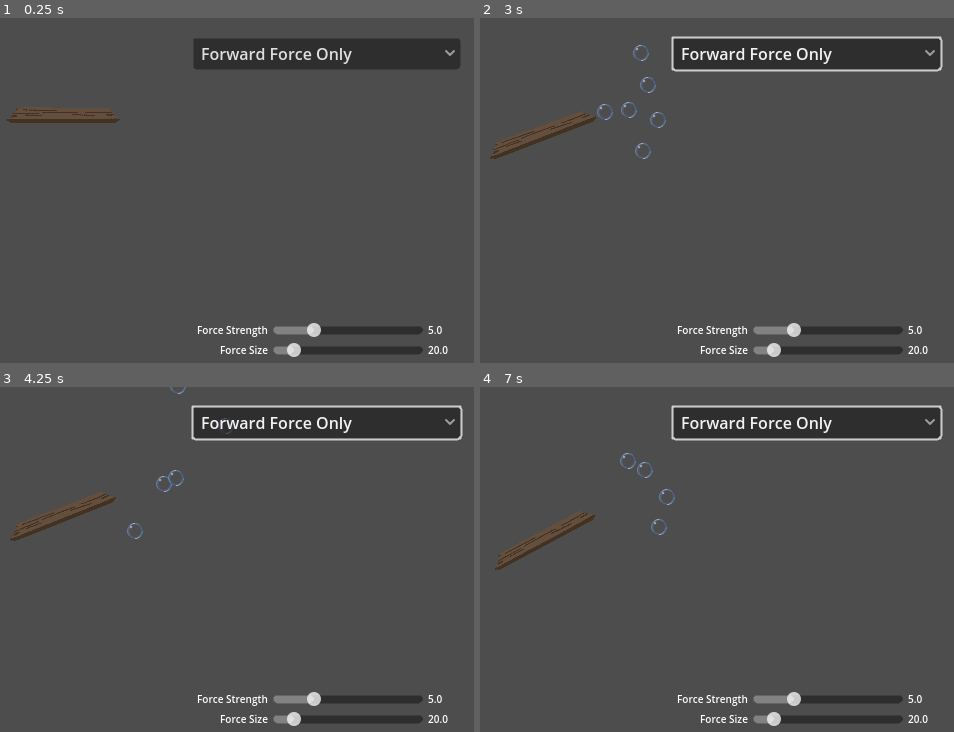
Above: before the commit, frames 1-4 (two rows, left to right).
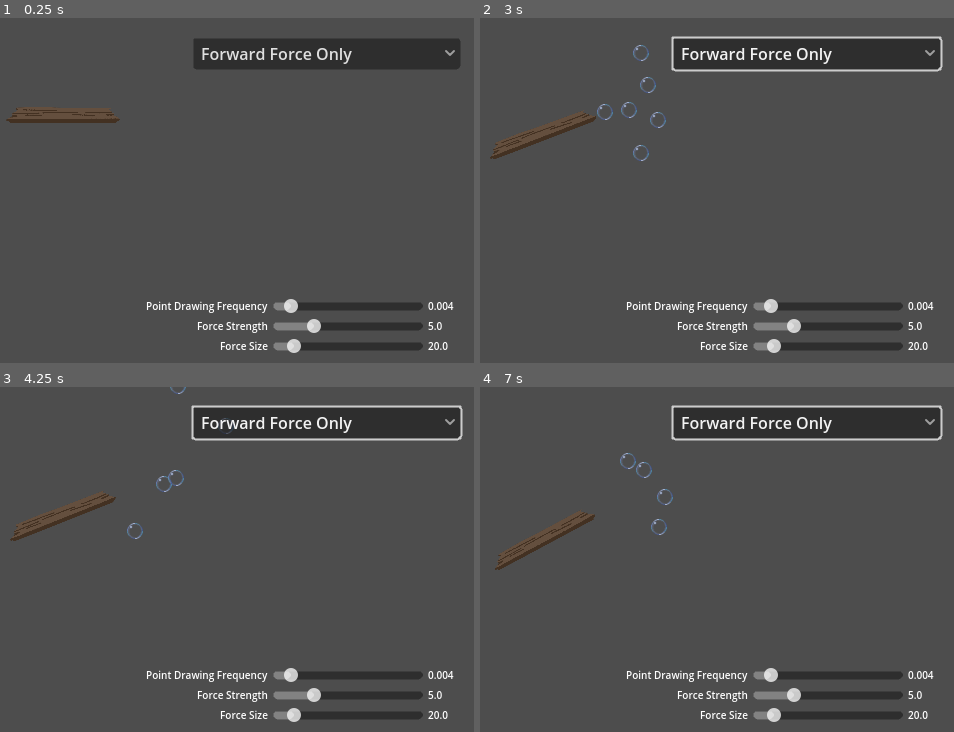
Above: after the commit, the same moments.

Repository: outrightmental/ggj25-bubble-up
Game: Godot game, scene res://scenes/miranda_experiment_currents/currents_experiment.tscn
The game is run twice, just before and just after one commit, with the same random seed, the same clock (stepped at 60 frames per second) and the same inputs. This scene is started directly instead of the project's main scene.
Inputs (mouse positions are in pixels of both pictures, inside the frame that each line leads up to):
- Up to frame 1 (0.25 s): no input
- Up to frame 2 (3 s): click "Forward Force Only" at 0.5 s; click "Forward Force Only" at 1.25 s; click "Forward Force Only" at 2 s; drag from (641, 197) to (807, 52) at 2.77 s
- Up to frame 3 (4.25 s): drag from (33, 583) to (161, 566) at 3.52 s
- Up to frame 4 (7 s): move the mouse to (702, 487) at 4.27 s; click (702, 487) at 4.35 s; drag from (607, 638) to (702, 487) at 5.02 s; move the mouse to (830, 621) at 5.77 s; click (830, 621) at 5.85 s; drag from (outside the picture) to (702, 487) at 6.52 s

The runs differ from the first frame. In frame 1, 2.8% of the frame differs, in the area x 31-96%, y 81-99%; in frame 2, 2.9%; in frame 3, 2.8%; in frame 4, 3.0%, in the area x 31-96%, y 21-99%.

Commit message:
path follow wip

Diff:
--- a/global.gd
+++ b/global.gd
@@ -59,6 +59,10 @@
 	set(v):
 		current_n_influence = v
 		emit_signal('current_param_changed', 'current_n_influence', v)
+var point_freq := 0.0:
+	set(v):
+		point_freq = v
+		emit_signal('current_param_changed', 'point_freq', v)
 
 func set_currents_behavior(value: CurrentBehavior):
 	currents_behavior = value
--- a/models/currents/current.gd
+++ b/models/currents/current.gd
@@ -15,7 +15,7 @@
 
 @export var force_direction_mode = ForceDirectionMode.CURRENT_TO_NEXT
 
-var POINT_DRAW_TIMEOUT = 0.004
+var point_draw_timeout = 0.0
 var point_draw_counter = 0
 
 var initial_point: Vector2 = Vector2.ZERO
@@ -28,10 +28,12 @@
 var curve: Curve2D = Curve2D.new()
 
 func _ready():
+	Global.connect('current_param_changed', _on_current_param_changed)
 	create_point(initial_point)
 	timer.wait_time = lifetime
 	path.curve = curve
 	is_active = true
+	point_draw_timeout = Global.point_freq
 
 func init_with(mouse_pos: Vector2):
 	initial_point = mouse_pos
@@ -76,18 +78,22 @@
 # Called every frame. 'delta' is the elapsed time since the previous frame.
 func _process(delta: float) -> void:
 	if is_active:
-		draw_point()
-#		if point_draw_counter >= POINT_DRAW_TIMEOUT:
-#			draw_point()
-#			point_draw_counter = 0
-#		else:
-#			point_draw_counter += delta
+		if point_draw_counter >= point_draw_timeout:
+			draw_point()
+			point_draw_counter = 0
+		else:
+			point_draw_counter += delta
 
 func _on_timer_timeout() -> void:
 	cleanup()
 
-func _on_path_follower_added(follower: Node2D, path_follow_node: PathFollow2D):
+func _on_path_follower_added(_follower: Node2D, path_follow_node: PathFollow2D):
+	path_follow_node.init_with(self)
 	path.add_child(path_follow_node)
+
+func _on_current_param_changed(param_name: String, value: float):
+	if param_name == 'point_freq':
+		point_draw_timeout = value
 
 func get_object_nearest_point_offset(object: Node2D):
 	var obj_pos = to_local(object.global_position)
--- a/models/currents/current_detector.gd
+++ b/models/currents/current_detector.gd
@@ -6,7 +6,6 @@
 
 var CurrentScene: PackedScene = preload('res://models/currents/current.tscn')
 
-# Called every frame. 'delta' is the elapsed time since the previous frame.
 func _process(delta: float) -> void:
 	if Input.is_action_just_pressed('touch') and mouse_detection_active:
 		var mouse_pos = get_global_mouse_position()
--- a/models/currents/current_path_follow.gd
+++ b/models/currents/current_path_follow.gd
@@ -1,10 +1,27 @@
 extends PathFollow2D
 
+var current: Current = null
+
+var movement_speed = 50.0
+var accel_ratio = 3.0
+var accel = 0.0
+
 @onready var remote_transform = $RemoteTransform2D
-var follower: NodePath
+var follower: Node2D
 
-func set_follower(path: NodePath):
-	follower = path
+func init_with(p_current: Current):
+	current = p_current
+
+func set_follower(p_follower: Node2D):
+	follower = p_follower
 
 func _ready():
-	remote_transform.remote_path = follower
+	if follower:
+		remote_transform.remote_path = follower.get_path()
+		# Set appopriate progress
+		var offset = current.get_object_nearest_point_offset(follower)
+		set_progress(offset)
+
+func _physics_process(delta):
+	set_progress(get_progress() + movement_speed * delta + accel)
+	accel += accel_ratio * delta
--- a/models/currents/current_path_follow.tscn
+++ b/models/currents/current_path_follow.tscn
@@ -3,6 +3,7 @@
 [ext_resource type="Script" path="res://models/currents/current_path_follow.gd" id="1_st2y1"]
 
 [node name="CurrentPathFollow" type="PathFollow2D"]
+loop = false
 script = ExtResource("1_st2y1")
 
 [node name="RemoteTransform2D" type="RemoteTransform2D" parent="."]
--- a/models/currents/current_point.gd
+++ b/models/currents/current_point.gd
@@ -47,7 +47,7 @@
 func _on_force_emitter_body_entered(body:Node2D) -> void:
 	if Global.currents_behavior == Global.CurrentBehavior.PATH_FOLLOW:
 		var new_path_follow = CurrentPathFollowScene.instantiate()
-		new_path_follow.set_follower(body.get_path())
+		new_path_follow.set_follower(body)
 		emit_signal('path_follower_added', body, new_path_follow)
 	elif Global.currents_behavior == Global.CurrentBehavior.NEAREST_POINT_FORWARD_FORCE:
 		if body.has_method('apply_central_impulse'):
--- a/scenes/miranda_experiment_currents/currents_experiment.tscn
+++ b/scenes/miranda_experiment_currents/currents_experiment.tscn
@@ -52,6 +52,32 @@
 mouse_filter = 0
 script = ExtResource("4_4tnk3")
 
+[node name="PointFrequency" type="HBoxContainer" parent="Controls/MarginContainer/VBoxContainer/Sliders"]
+layout_mode = 2
+size_flags_horizontal = 8
+size_flags_vertical = 10
+theme_override_constants/separation = 5
+
+[node name="Label" type="Label" parent="Controls/MarginContainer/VBoxContainer/Sliders/PointFrequency"]
+layout_mode = 2
+theme_override_font_sizes/font_size = 10
+text = "Point Drawing Frequency"
+
+[node name="Slider" type="HSlider" parent="Controls/MarginContainer/VBoxContainer/Sliders/PointFrequency"]
+custom_minimum_size = Vector2(150, 0)
+layout_mode = 2
+size_flags_horizontal = 8
+size_flags_vertical = 10
+max_value = 0.05
+step = 0.001
+value = 0.004
+
+[node name="Value" type="Label" parent="Controls/MarginContainer/VBoxContainer/Sliders/PointFrequency"]
+custom_minimum_size = Vector2(32, 0)
+layout_mode = 2
+theme_override_font_sizes/font_size = 10
+text = "0.000"
+
 [node name="GravityStrength" type="HBoxContainer" parent="Controls/MarginContainer/VBoxContainer/Sliders"]
 layout_mode = 2
 size_flags_horizontal = 8
@@ -182,10 +208,14 @@
 theme_override_font_sizes/font_size = 10
 text = "0.0"
 
+[node name="HBoxContainer" type="HBoxContainer" parent="Controls/MarginContainer/VBoxContainer/Sliders"]
+layout_mode = 2
+
 [node name="RigidBody2D2" parent="." instance=ExtResource("5_kfx50")]
 position = Vector2(224, 95)
 
 [connection signal="item_selected" from="Controls/MarginContainer/VBoxContainer/PhysicsSelector" to="Controls/MarginContainer/VBoxContainer/PhysicsSelector" method="_on_item_selected"]
+[connection signal="value_changed" from="Controls/MarginContainer/VBoxContainer/Sliders/PointFrequency/Slider" to="Controls/MarginContainer/VBoxContainer/Sliders" method="_on_point_freq_slider_value_changed"]
 [connection signal="value_changed" from="Controls/MarginContainer/VBoxContainer/Sliders/GravityStrength/Slider" to="Controls/MarginContainer/VBoxContainer/Sliders" method="_on_g_strength_slider_value_changed"]
 [connection signal="value_changed" from="Controls/MarginContainer/VBoxContainer/Sliders/GravitySize/Slider" to="Controls/MarginContainer/VBoxContainer/Sliders" method="_on_g_size_slider_value_changed"]
 [connection signal="value_changed" from="Controls/MarginContainer/VBoxContainer/Sliders/ForceStrength/Slider" to="Controls/MarginContainer/VBoxContainer/Sliders" method="_on_f_strength_slider_value_changed"]
--- a/scenes/miranda_experiment_currents/param_sliders.gd
+++ b/scenes/miranda_experiment_currents/param_sliders.gd
@@ -5,6 +5,7 @@
 @onready var f_size_label = $ForceSize
 @onready var f_strength_label = $ForceStrength
 @onready var n_point_label = $NearestPointInfluence
+@onready var point_freq_label = $PointFrequency
 
 func get_value_label_node(label: Node):
 	return label.get_node('Value')
@@ -20,6 +21,7 @@
 	Global.current_f_size = get_current_value(f_size_label)
 	Global.current_f_strength = get_current_value(f_strength_label)
 	Global.current_n_influence = get_current_value(n_point_label)
+	Global.point_freq = get_current_value(point_freq_label)
 	update_labels()
 	_on_currents_behavior_changed(Global.currents_behavior)
 
@@ -29,6 +31,7 @@
 	get_value_label_node(f_size_label).text = str(Global.current_f_size).pad_decimals(1)
 	get_value_label_node(f_strength_label).text = str(Global.current_f_strength).pad_decimals(1)
 	get_value_label_node(n_point_label).text = str(Global.current_n_influence).pad_decimals(1)
+	get_value_label_node(point_freq_label).text = str(Global.point_freq).pad_decimals(3)
 
 func _on_f_strength_slider_value_changed(value:float) -> void:
 	Global.current_f_strength = value
@@ -48,6 +51,10 @@
 
 func _on_n_point_slider_value_changed(value:float) -> void:
 	Global.current_n_influence = value
+	update_labels()
+
+func _on_point_freq_slider_value_changed(value: float) -> void:
+	Global.point_freq = value
 	update_labels()
 
 func _on_currents_behavior_changed(value: Global.CurrentBehavior):
